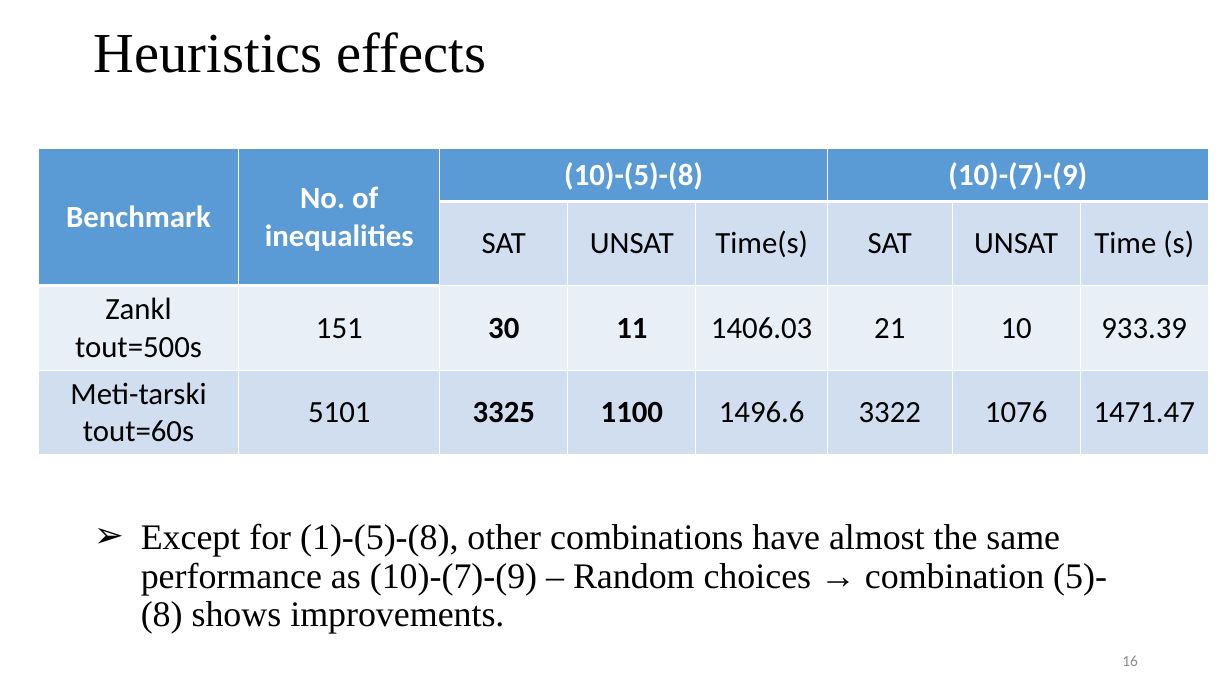
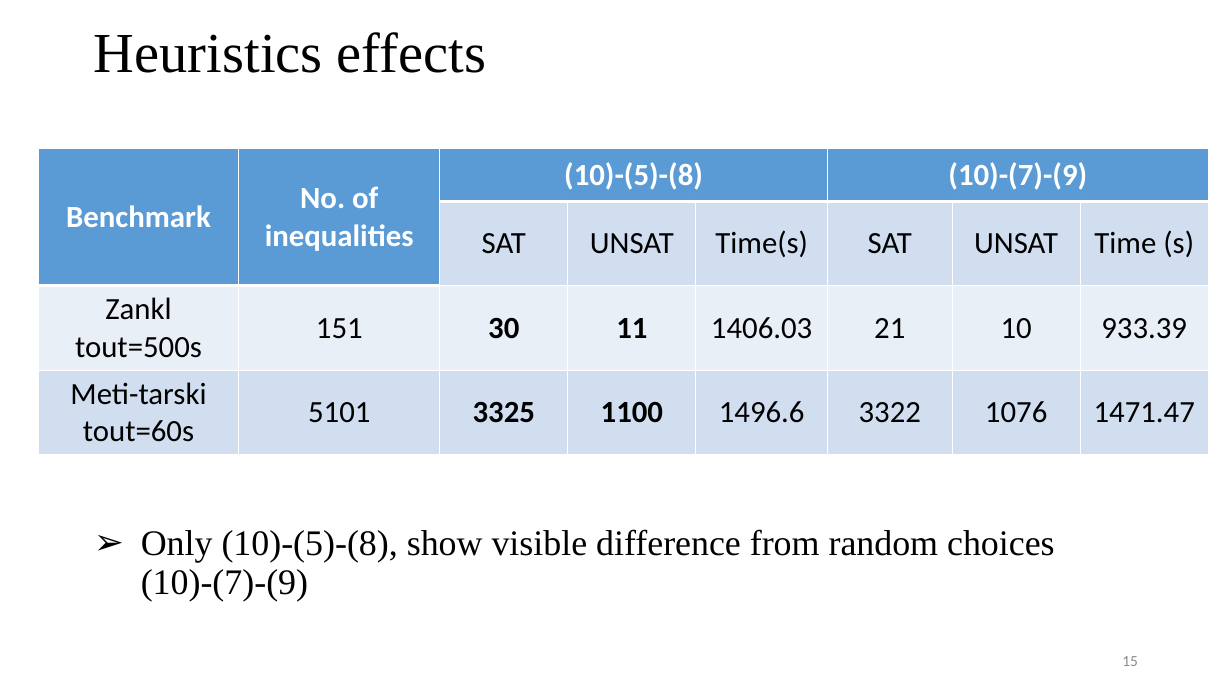
Before and after one commit to tungvx/raSAT, a slide deck: slide 15 of report/thesis/presentation.pptx (slide 16 before the commit). Drawn at 1232x693 pixels with LibreOffice and Linux fonts; fonts in the diff are those of the drawing. Boxes give left, top, right and bottom in pixels: in the first picture for what was removed or moved away, otherwise in the second. Text is boxed around its words. In the diff, an @@ line names an element or a change of style, - is before the commit and + after.

```diff
--- a/report/thesis/presentation.pptx
+++ b/report/thesis/presentation.pptx
@@ text at bbox=[141, 529, 1055, 601]: text changed @@
-➢ Except for (1)-(5)-(8), other combinations have almost the same performance as (10)-(7)-(9) – Random choices → combination (5)-(8) shows improvements.
+➢ Only (10)-(5)-(8), show visible difference from random choices (10)-(7)-(9)
@@ page number at bbox=[1122, 656, 1138, 666]: text changed @@
-16
+15
```
Also in this commit, not shown: 11 other slides changed, 4 slides added, 5 slides removed, 8 other files.
